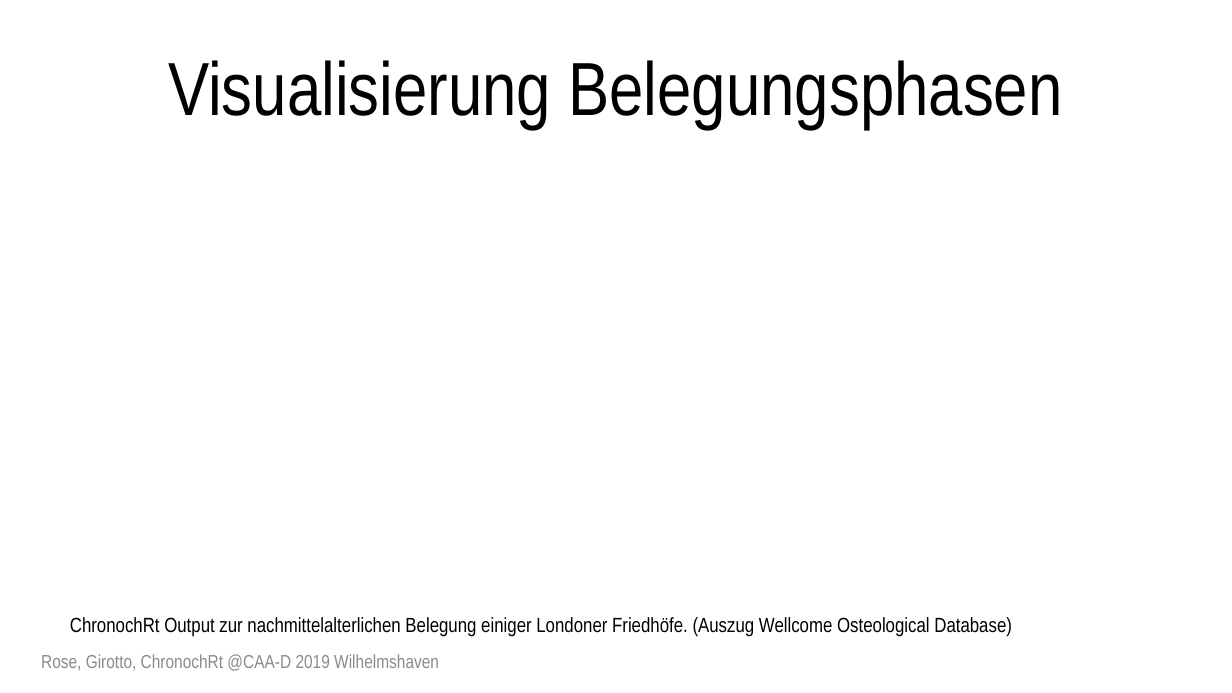
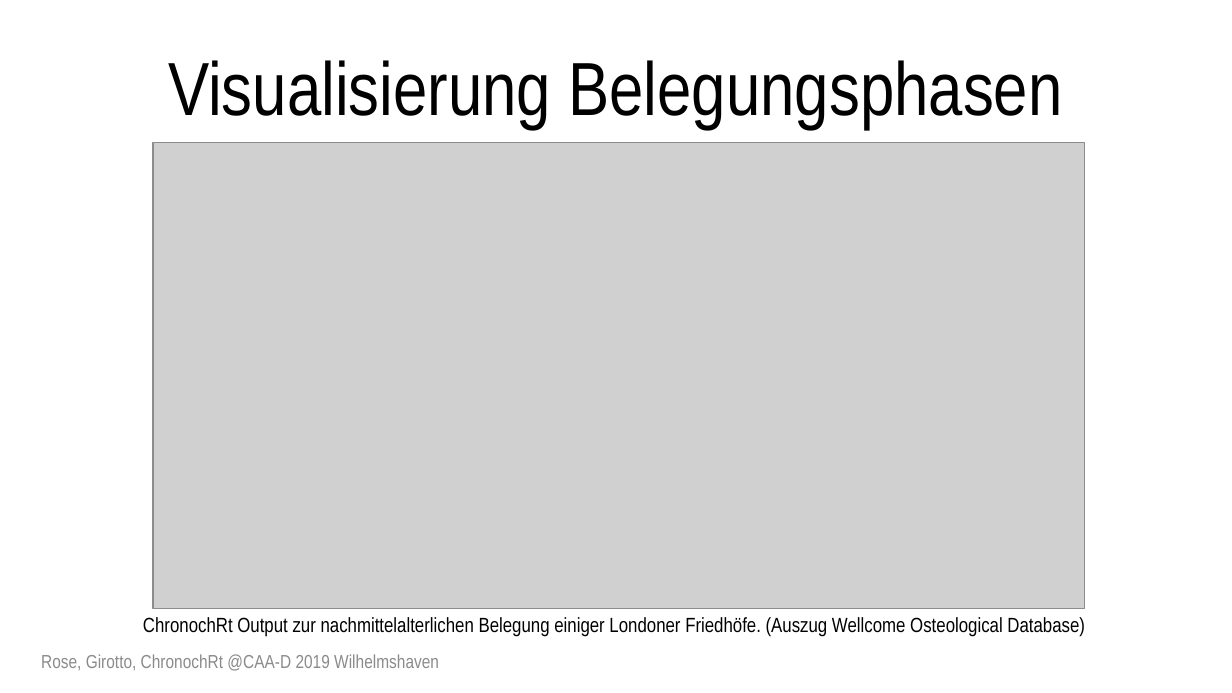
Before and after one commit to archaeothommy/chronochrt, a slide deck: slide 13 of Rose_Girotto_ChronochRt.pptx (slide 11 before the commit). Drawn at 1232x693 pixels with LibreOffice and Linux fonts; fonts in the diff are those of the drawing; grey boxes stand for pictures. Boxes give left, top, right and bottom in pixels: in the first picture for what was removed or moved away, otherwise in the second. Text is boxed around its words. In the diff, an @@ line names an element or a change of style, - is before the commit and + after.

```diff
--- a/Rose_Girotto_ChronochRt.pptx
+++ b/Rose_Girotto_ChronochRt.pptx
@@ picture added at (x1=153, y1=143, x2=1084, y2=609) @@
@@ text "ChronochRt Output zur nachmittelalterlichen Belegung ..." moved from (x1=70, y1=617, x2=1012, y2=637) to (x1=143, y1=617, x2=1085, y2=637) @@
```
Also in this commit, not shown: 8 other slides changed, 2 slides added, 9 other files.
